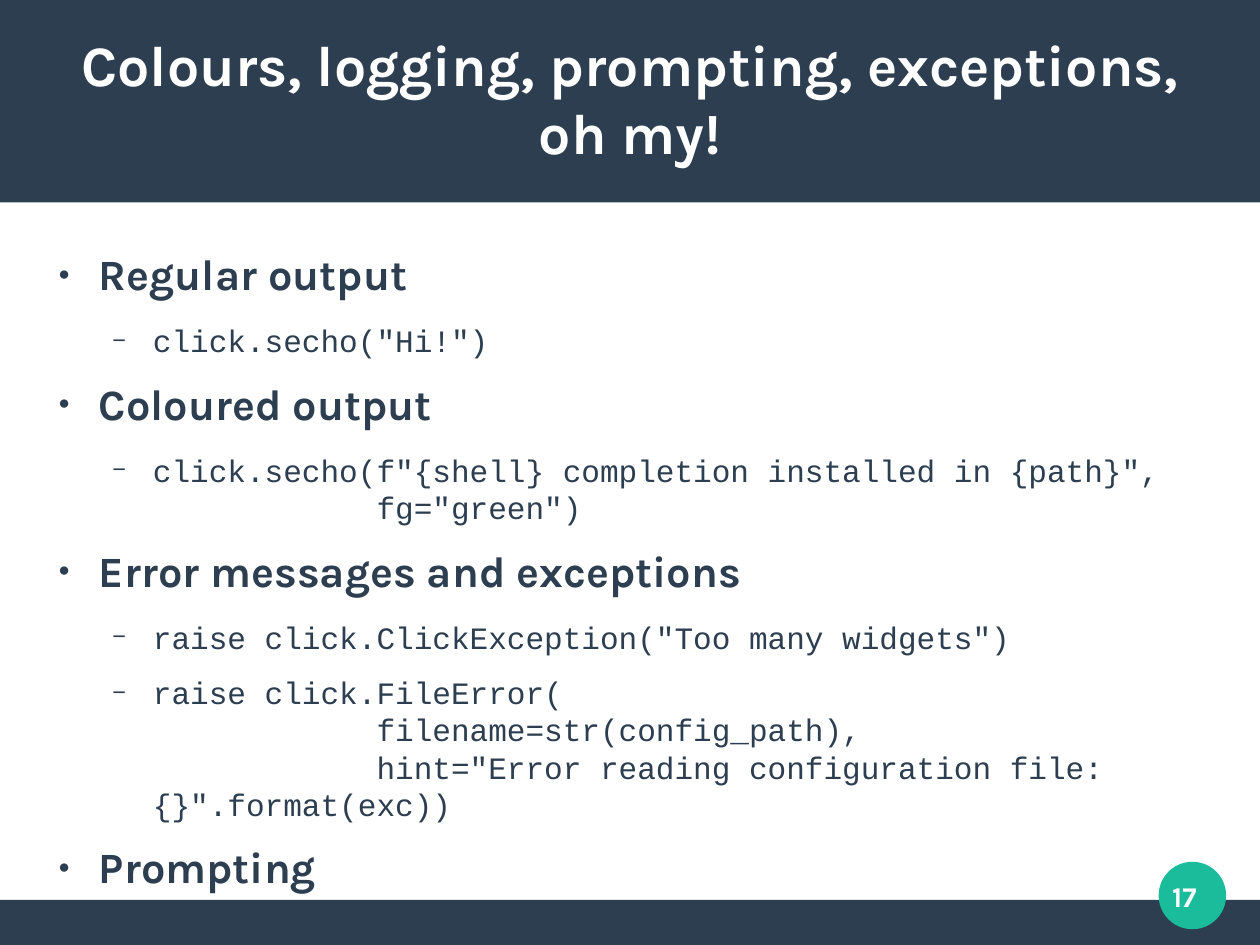
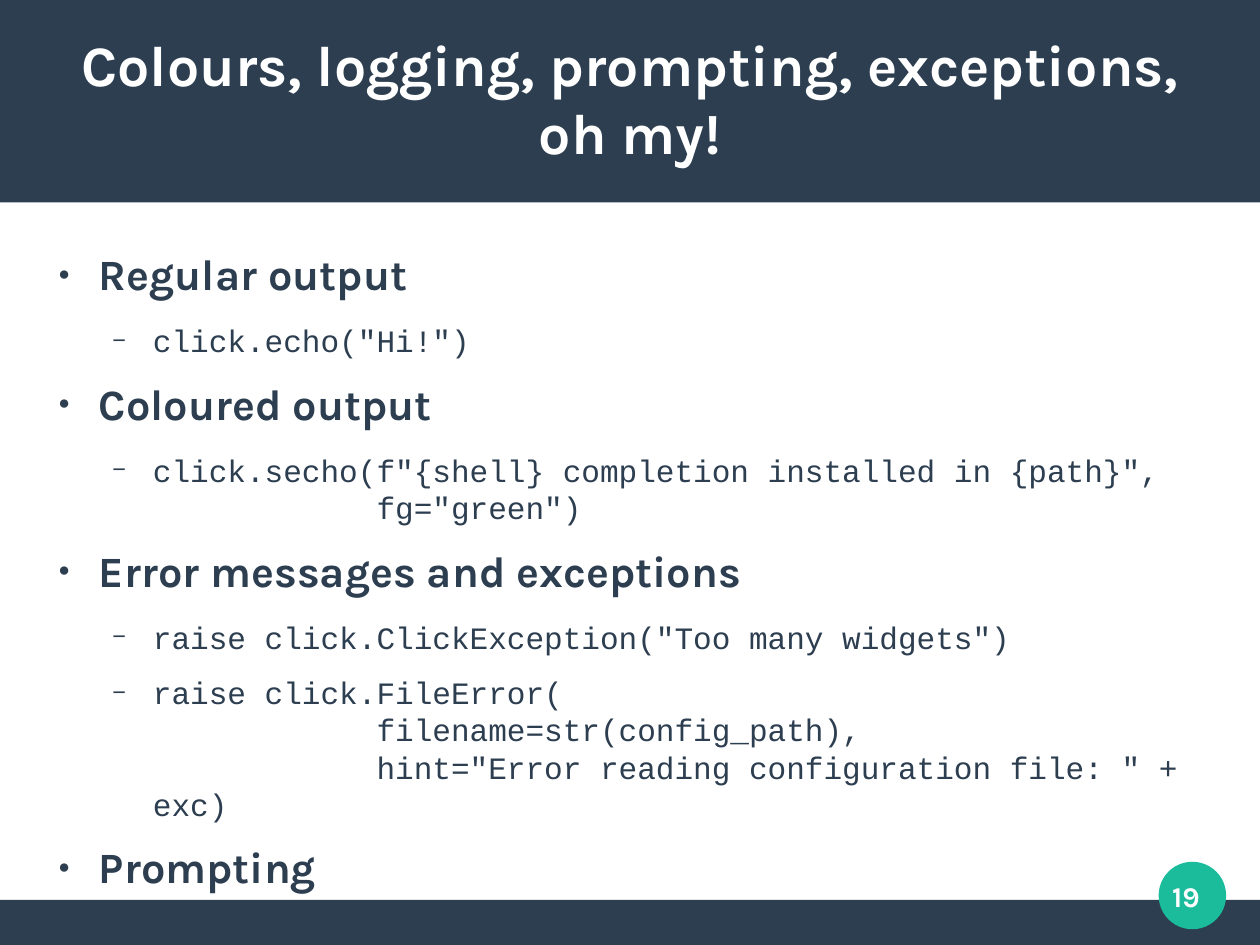
Before and after one commit to unixnut/Python-Click-talk, a slide deck: slide 19 of Python-Click-talk slides.odp (slide 17 before the commit). Drawn at 1260x945 pixels with LibreOffice and Linux fonts; fonts in the diff are those of the drawing. Boxes give left, top, right and bottom in pixels: in the first picture for what was removed or moved away, otherwise in the second. Text is boxed around its words. In the diff, an @@ line names an element or a change of style, - is before the commit and + after.

```diff
--- a/Python-Click-talk slides.odp
+++ b/Python-Click-talk slides.odp
@@ text at (153,330,470,359): text changed @@
-  − click.secho("Hi!")
+  − click.echo("Hi!")
@@ text at (153,682,1103,823): text changed @@
-  − raise click.FileError(
-    filename=str(config_path),
-    hint="Error reading configuration file: {}".format(exc))
+  − raise click.FileError(
+    filename=str(config_path),
+    hint="Error reading configuration file: " + exc)
@@ page number at (1172,888,1200,908): text changed @@
-17
+19
```
Also in this commit, not shown: 4 other slides changed, 4 slides added, 2 slides removed, 1 other file.
